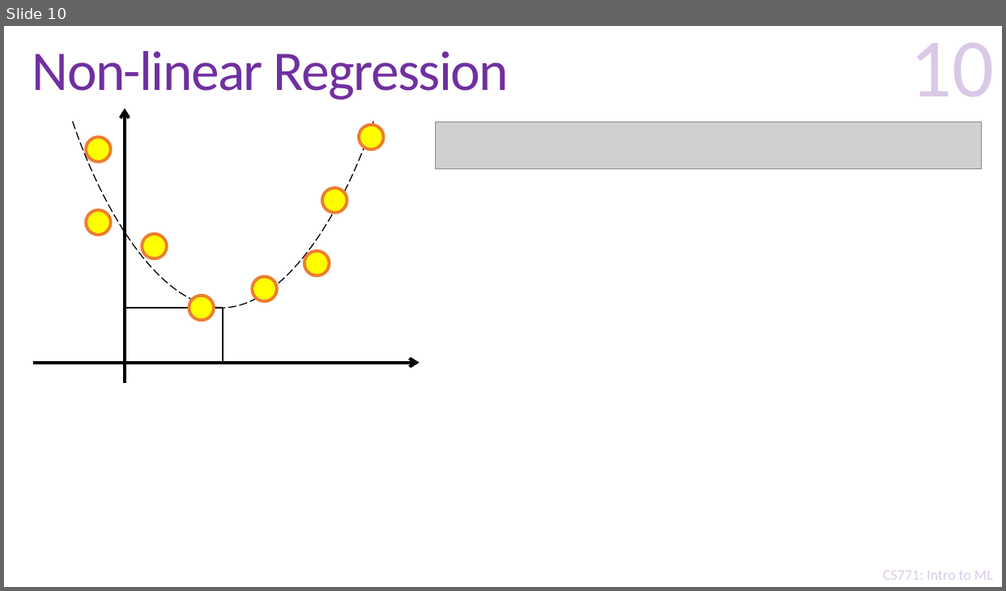
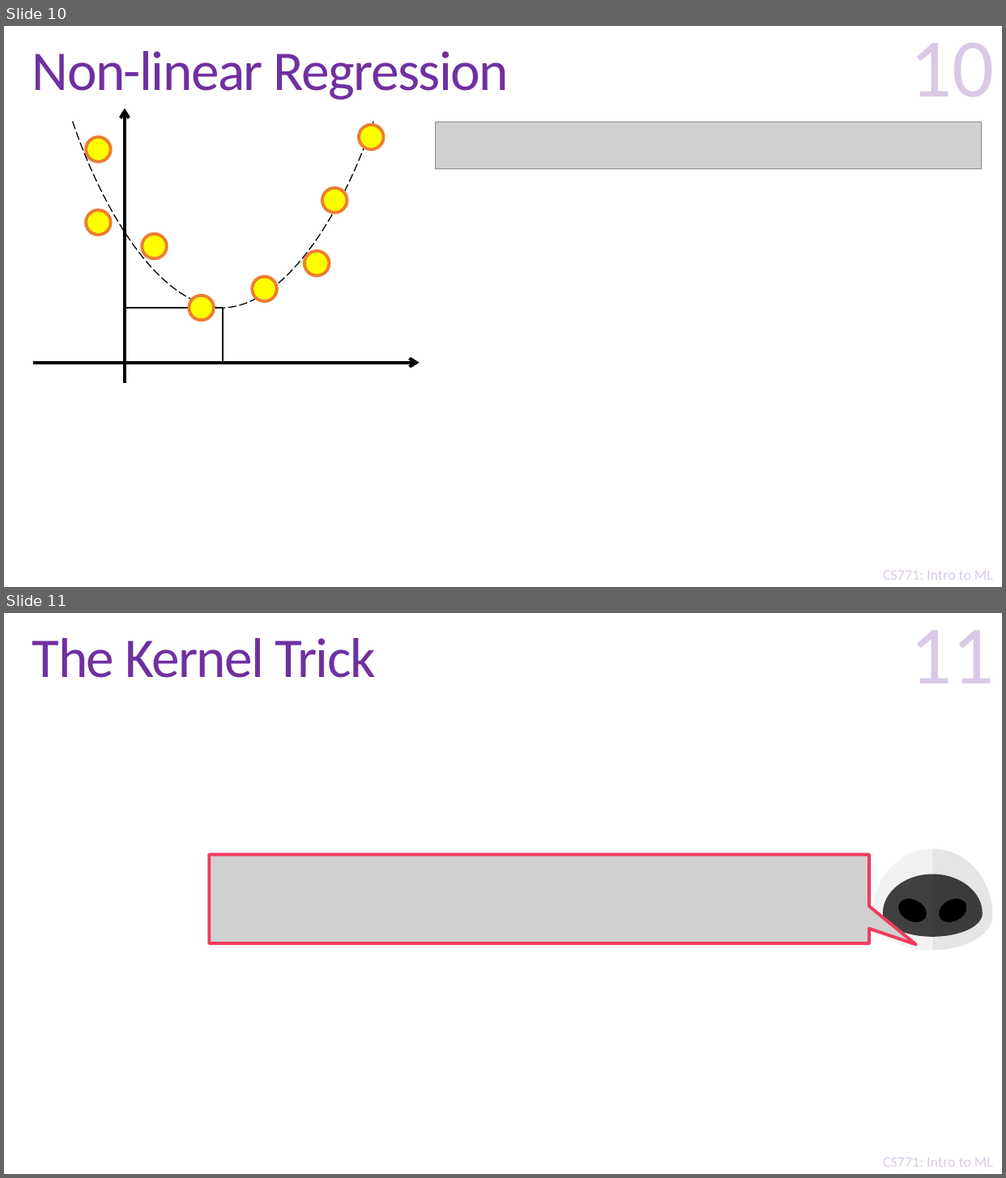
Before and after one commit to purushottamkar/ml19-20w, a slide deck: lecture_slides/19_Learning with Kernels.pptx. Shown one above the other, each under a label of ours: slide 10 before the commit, slides 10 and 11 after it. The pictures are 1006x591 and 1006x1178 pixels, drawn with LibreOffice and Linux fonts; fonts in the diff are those of the drawing; grey boxes stand for pictures; background and template pictures are left out. Boxes give left, top, right and bottom in pixels: in the first picture for what was removed or moved away, otherwise in the second. Text is boxed around its words. In the diff, an @@ line names an element or a change of style, - is before the commit and + after.

```diff
--- a/lecture_slides/19_Learning with Kernels.pptx
+++ b/lecture_slides/19_Learning with Kernels.pptx
@@ slide 11 added at (x1=4, y1=613, x2=1002, y2=1174), background #FFFFFF; not listed: 2 template elements that a slide beside it also shows @@
@@ page number added at (x1=910, y1=630, x2=995, y2=683), 80 pt, text #7030A0 at 25% opacity @@
+11
@@ title added at (x1=32, y1=638, x2=375, y2=678), 54 pt, text #7030A0 @@
+The Kernel Trick
@@ picture added at (x1=209, y1=855, x2=869, y2=944) @@
@@ group added at (x1=872, y1=849, x2=993, y2=950): 3 freeform shapes, 2 ellipses @@
```
Also in this commit, not shown: 17 other slides added.
